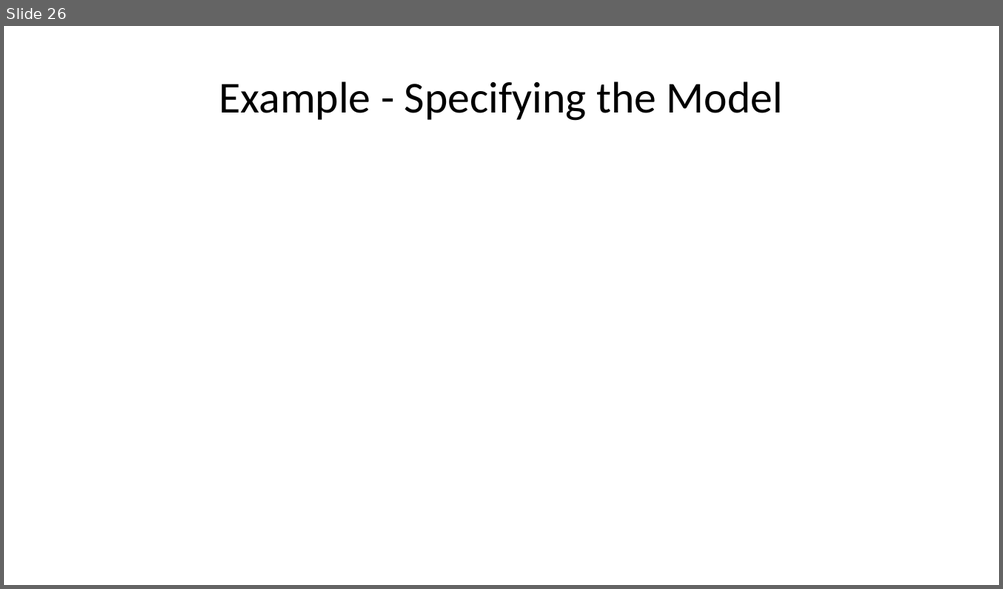
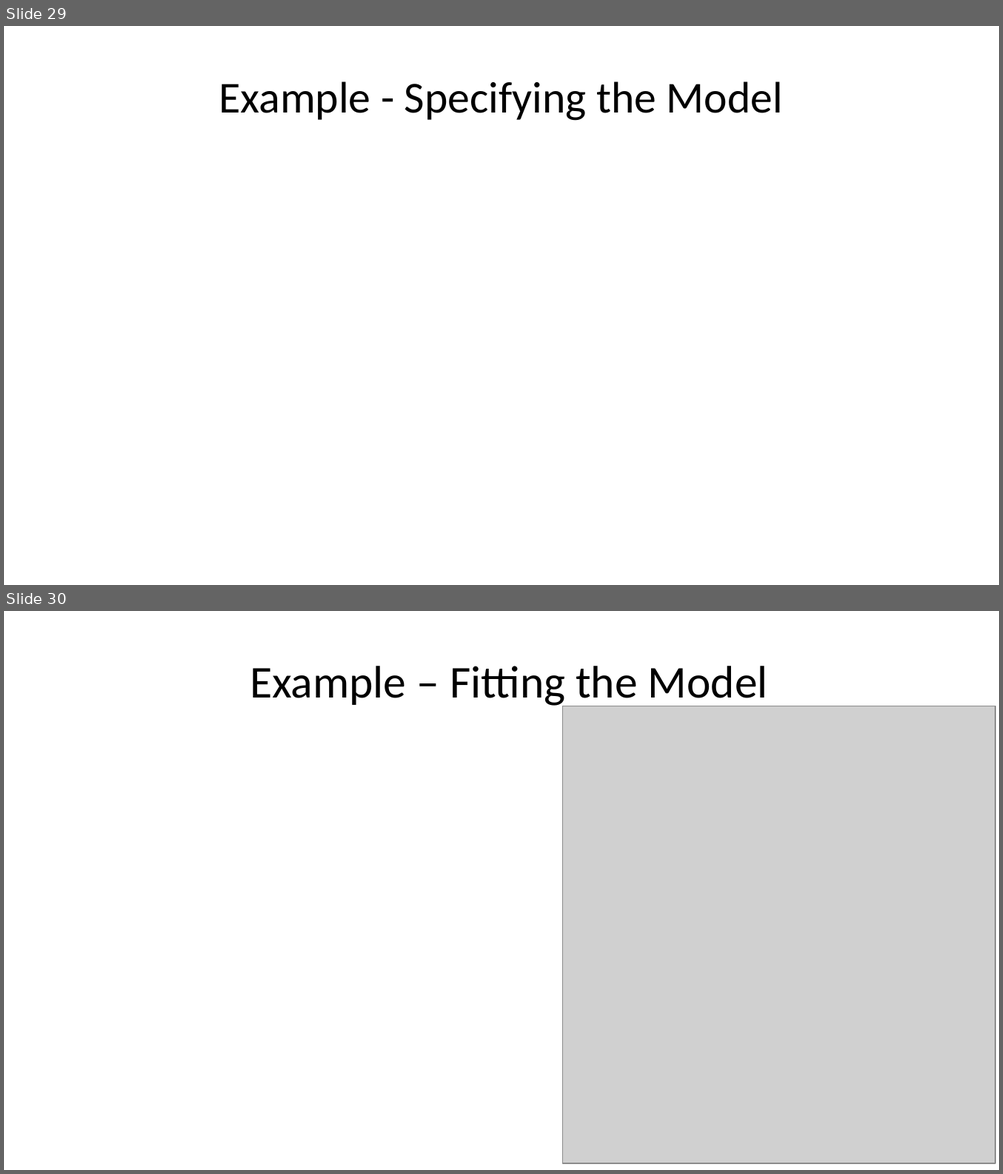
Before and after one commit to StephenElston/CSCI-E-83, a slide deck: LectureSlides/08_IntroductionToLinearModels.pptx. Shown one above the other, each under a label of ours: slide 26 before the commit, slides 29 and 30 after it. The pictures are 1003x589 and 1003x1174 pixels, drawn with LibreOffice and Linux fonts; fonts in the diff are those of the drawing; grey boxes stand for pictures. Boxes give left, top, right and bottom in pixels: in the first picture for what was removed or moved away, otherwise in the second. Text is boxed around its words. In the diff, an @@ line names an element or a change of style, - is before the commit and + after.

```diff
--- a/LectureSlides/08_IntroductionToLinearModels.pptx
+++ b/LectureSlides/08_IntroductionToLinearModels.pptx
@@ slide 30 added at [4,611,999,1170], background #FFFFFF @@
@@ title added at [250,666,768,709], 33 pt, text #000000 @@
+Example – Fitting the Model
@@ picture added at [562,706,995,1163] @@
@@ what was slide 26 is now slide 29 @@
```
Also in this commit, not shown: 5 slides changed, 7 other slides added.
